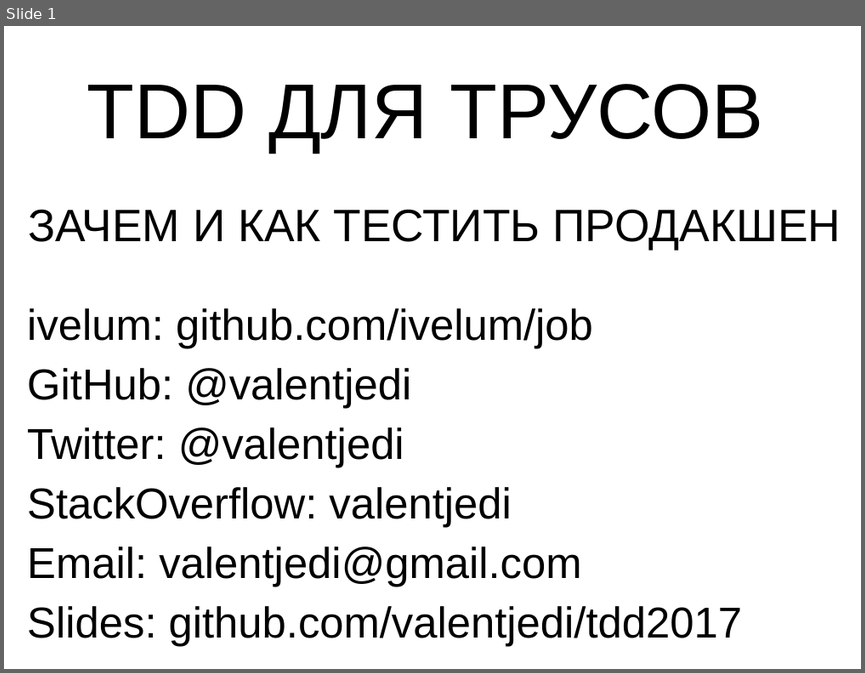
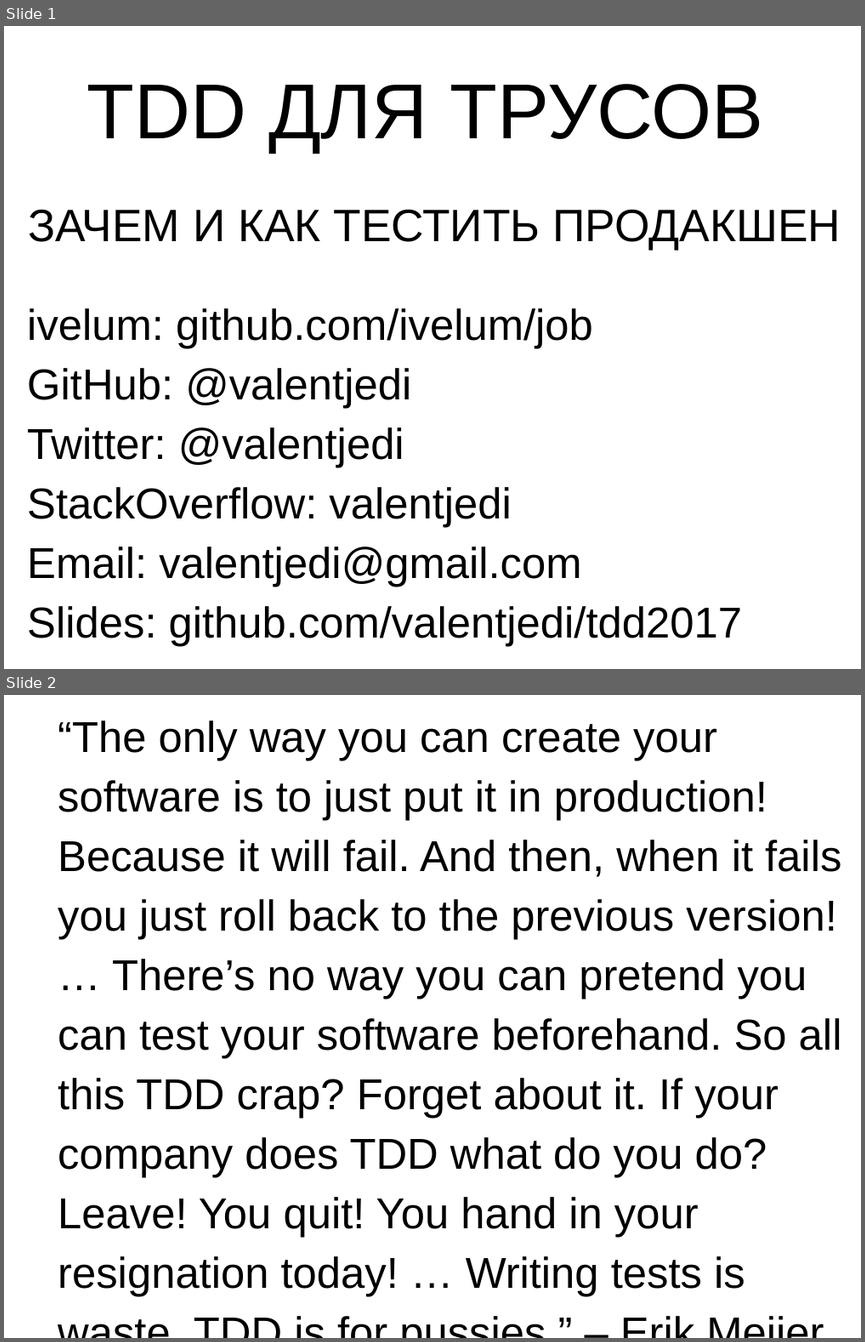
Before and after one commit to valignatev/tdd2017, a slide deck: tddsucks.odp. Shown one above the other, each under a label of ours: slide 1 before the commit, slides 1 and 2 after it. The pictures are 865x673 and 865x1342 pixels, drawn with LibreOffice and Linux fonts; fonts in the diff are those of the drawing. Boxes give left, top, right and bottom in pixels: in the first picture for what was removed or moved away, otherwise in the second. Text is boxed around its words. In the diff, an @@ line names an element or a change of style, - is before the commit and + after.

Commit message:
second slide with Erik Meijer quote

```diff
--- a/tddsucks.odp
+++ b/tddsucks.odp
@@ slide 2 added at <box>4,695,861,1338</box>, background #FFFFFF @@
@@ text added at <box>58,721,842,1297</box>, 40 pt, text #000000 @@
+“The only way you can create your software is to just put it in production! Because it will fail. And then, when it fails you just roll back to the previous version! … There’s no way you can pretend you can test your software beforehand. So all this TDD crap? Forget about it. If your company does TDD what do you do? Leave! You quit! You hand in your resignation today! … Writing tests is waste. TDD is for pussies.” – Erik Meijer
```
